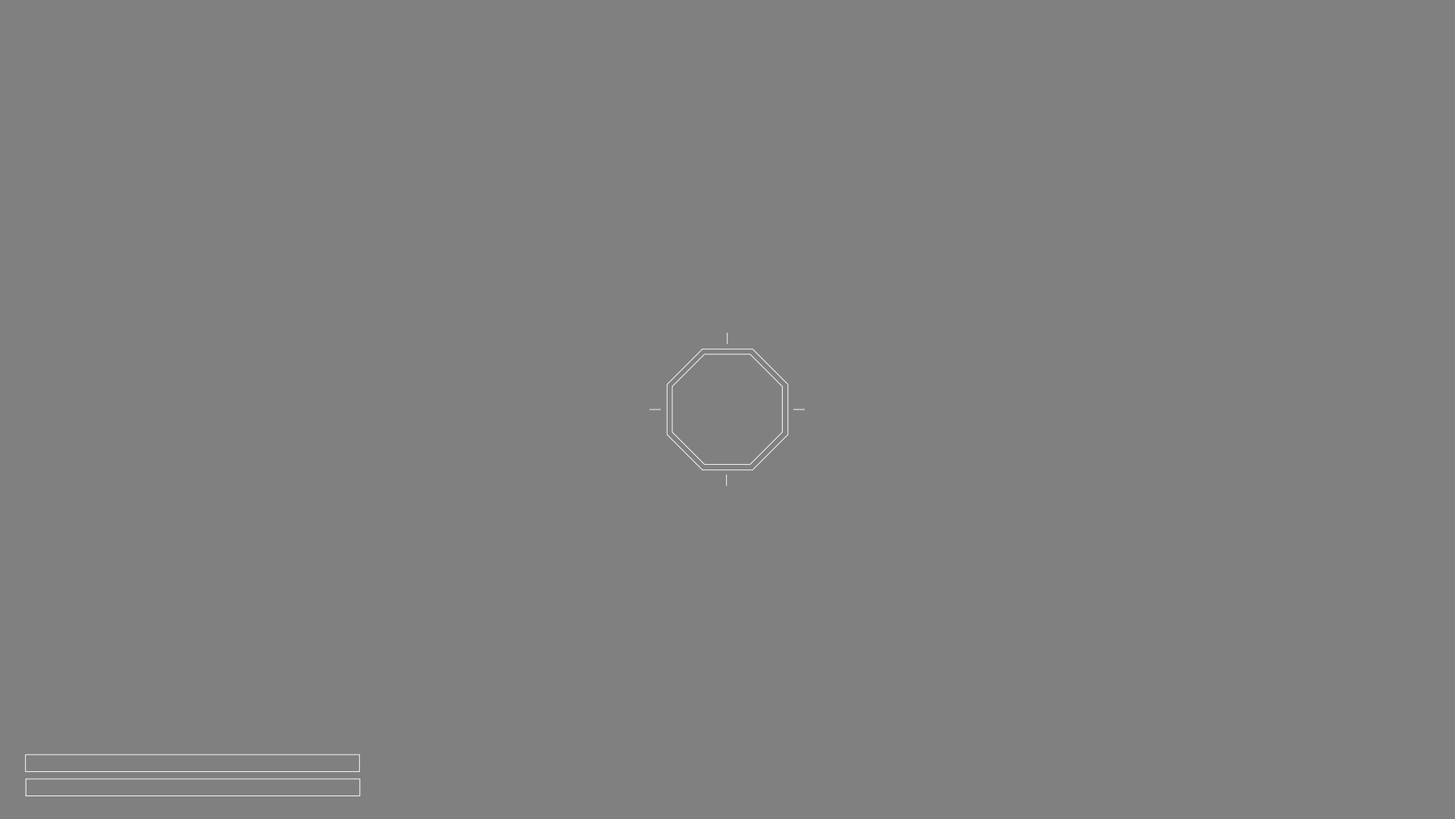
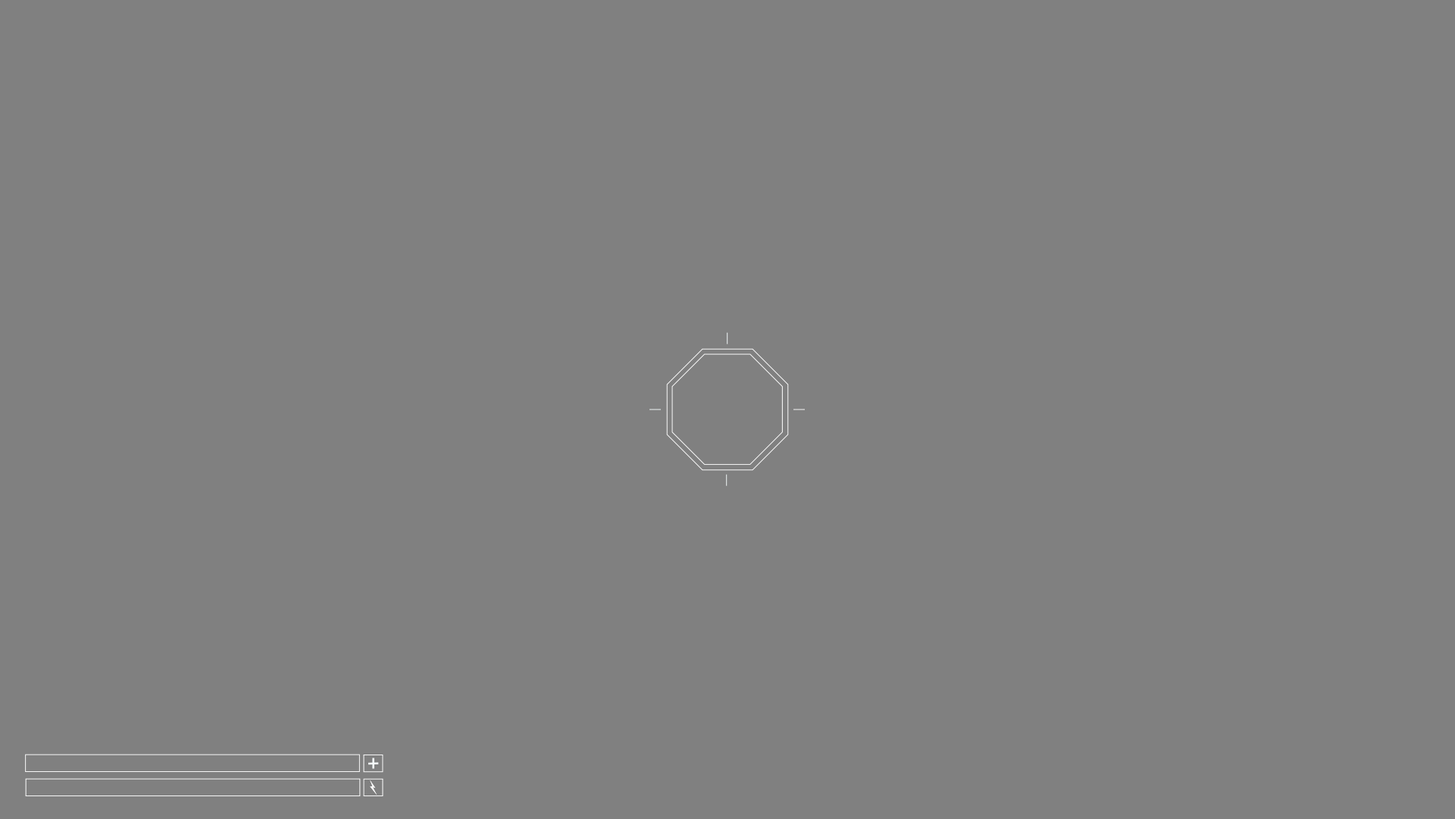
Two versions of the same layered image (1455 × 819). Layer-by-layer changes:
added layer "5-57841_lightning-bolt-white-png" above "Line 2" over [369, 779, 378, 796]
added layer "Line 2" (1st of 2) above "Line 2" over [372, 757, 375, 769]
added layer "Line 2" (2nd of 2) above "color ref" over [368, 761, 379, 765]
added layer "HP Bar" (1st of 2) above "Power Bar" over [363, 754, 384, 773]
added layer "Power Bar" (1st of 2) above "HP Bar" over [363, 777, 384, 796]
